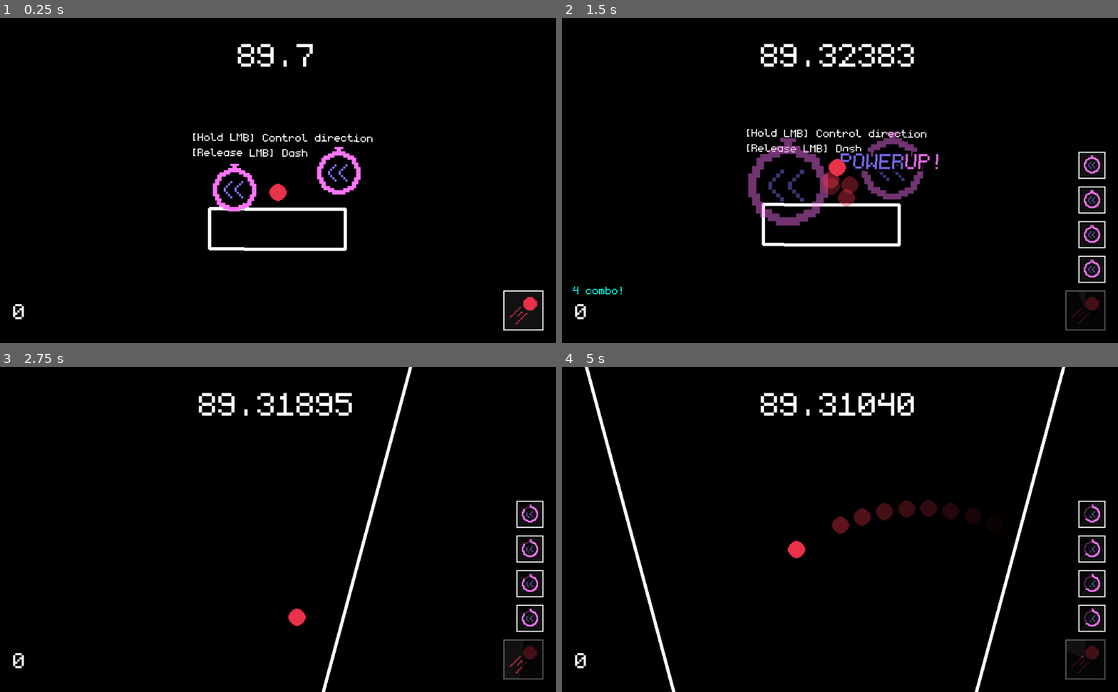
Above: before the commit, frames 1-4 (two rows, left to right).
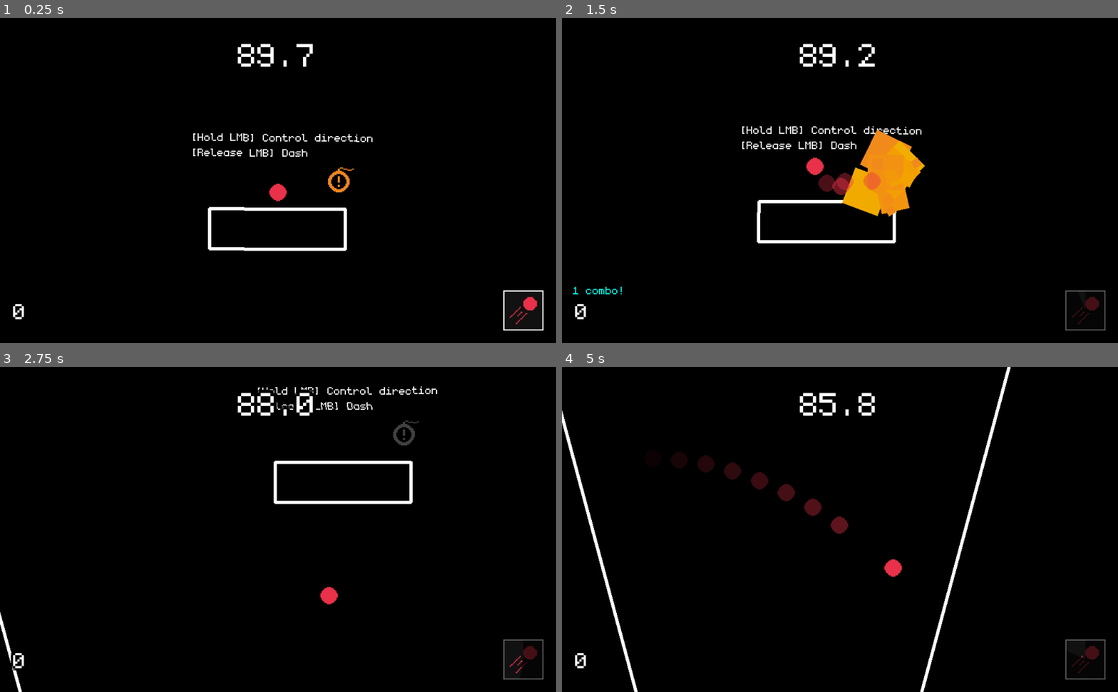
Above: after the commit, the same moments.

Repository: Unprofessional-Labs/Peggle-On-Crack
Game: Godot game, scene res://World.tscn
The game is run twice, just before and just after one commit, with the same random seed, the same clock (stepped at 60 frames per second) and the same inputs.
Inputs (mouse positions are in pixels of both pictures, inside the frame that each line leads up to):
- Up to frame 1 (0.25 s): no input
- Up to frame 2 (1.5 s): move the mouse to (962, 164) at 0.52 s; press the mouse at (962, 164) at 0.53 s; move the mouse to (728, 196) at 1.27 s; release the mouse at (728, 196) at 1.28 s; click (728, 196) at 1.35 s
- Up to frame 3 (2.75 s): move the mouse to (333, 458) at 2.02 s; press the mouse at (333, 458) at 2.03 s
- Up to frame 4 (5 s): move the mouse to (812, 594) at 2.77 s; release the mouse at (812, 594) at 2.78 s; click (812, 594) at 2.85 s; move the mouse to (1006, 578) at 3.52 s; press the mouse at (1006, 578) at 3.53 s; move the mouse to (673, 480) at 4.27 s; release the mouse at (673, 480) at 4.28 s; click (673, 480) at 4.35 s

The runs differ from the first frame. In frame 1, 1.0% of the frame differs, in the area x 38-65%, y 39-60%; in frame 2, 7.5%, in the area x 1-98%, y 7-86%; in frame 3, 3.6%; in frame 4, 5.6%.

Commit message:
make this stupid fucking explosion look b etter lol

Diff:
--- /dev/null
+++ b/Assets/Art/circle.svg
@@ -0,0 +1,5 @@
+<?xml version="1.0" standalone="yes"?>
+<!DOCTYPE svg PUBLIC "-//W3C//DTD SVG 1.1//EN" "http://www.w3.org/Graphics/SVG/1.1/DTD/svg11.dtd">
+<svg xmlns="http://www.w3.org/2000/svg" xmlns:xlink="http://www.w3.org/1999/xlink" version="1.1" id="White Circle" viewbox="0 0 600 600" width="600" height="600">
+	<circle id="White_circle" fill="#fff" cx="300" cy="300" r="300" />
+</svg>
--- /dev/null
+++ b/Resources/Visual/FadingParticleGradient.tres
@@ -0,0 +1,5 @@
+[gd_resource type="Gradient" format=2]
+
+[resource]
+offsets = PoolRealArray( 0, 0.520833, 1 )
+colors = PoolColorArray( 1, 1, 1, 1, 1, 1, 1, 1, 1, 1, 1, 0 )
--- /dev/null
+++ b/Scenes/Display/ExplosiveParticles.tscn
@@ -0,0 +1,16 @@
+[gd_scene load_steps=3 format=2]
+
+[ext_resource path="res://Scenes/Display/Particles.tscn" type="PackedScene" id=1]
+[ext_resource path="res://Resources/Visual/FadingParticleGradient.tres" type="Gradient" id=2]
+
+[node name="ExplosiveParticles" instance=ExtResource( 1 )]
+amount = 32
+one_shot = true
+speed_scale = 2.0
+explosiveness = 0.6
+spread = 180.0
+gravity = Vector2( 0, 49 )
+initial_velocity = 100.0
+scale_amount = 12.0
+scale_amount_random = 0.5
+color_ramp = ExtResource( 2 )
--- a/Scenes/Entities/Pegs/BombPeg.gd
+++ b/Scenes/Entities/Pegs/BombPeg.gd
@@ -14,6 +14,9 @@
 	pegBody.dmg(null)
 
 func endtrigger(body) -> void:
+	$ExplosiveParticles.emitting = true
+	$ExplosiveParticles2.emitting = true
+
 	if body != null:
 		body.apply_central_impulse(global_position.direction_to(body.global_position) * FORCE)
 
--- a/Scenes/Entities/Pegs/BombPeg.tscn
+++ b/Scenes/Entities/Pegs/BombPeg.tscn
@@ -1,7 +1,8 @@
-[gd_scene load_steps=7 format=2]
+[gd_scene load_steps=8 format=2]
 
 [ext_resource path="res://Scenes/Entities/Peg.tscn" type="PackedScene" id=1]
 [ext_resource path="res://Scenes/Entities/Pegs/BombPeg.gd" type="Script" id=2]
+[ext_resource path="res://Scenes/Display/ExplosiveParticles.tscn" type="PackedScene" id=3]
 
 [sub_resource type="CircleShape2D" id=1]
 resource_local_to_scene = true
@@ -20,6 +21,9 @@
 
 [node name="BombPeg" instance=ExtResource( 1 )]
 script = ExtResource( 2 )
+__meta__ = {
+"_edit_vertical_guides_": [ -456.0 ]
+}
 HP = 2
 POINTS = 0
 FORCE = 500
@@ -46,5 +50,24 @@
 [node name="Sprite" parent="Sprite" index="0"]
 frame = 4
 
+[node name="ExplosiveParticles2" parent="." index="7" instance=ExtResource( 3 )]
+amount = 16
+initial_velocity = 150.0
+angle = 720.0
+angle_random = 1.0
+scale_amount = 36.0
+color = Color( 0.933333, 0.529412, 0.133333, 1 )
+hue_variation = 0.1
+hue_variation_random = 0.5
+
+[node name="ExplosiveParticles" parent="." index="8" instance=ExtResource( 3 )]
+amount = 16
+initial_velocity = 200.0
+angle = 720.0
+angle_random = 1.0
+color = Color( 0.933333, 0.529412, 0.133333, 1 )
+hue_variation = 0.1
+hue_variation_random = 0.5
+
 [connection signal="area_entered" from="ExplosionArea" to="." method="_on_ExplosionArea_area_entered"]
 [connection signal="area_exited" from="ExplosionArea" to="." method="_on_ExplosionArea_area_exited"]
--- a/Scenes/Entities/PlayerBall.tscn
+++ b/Scenes/Entities/PlayerBall.tscn
@@ -6,6 +6,7 @@
 [ext_resource path="res://Scenes/Entities/TrajectoryLine.gd" type="Script" id=4]
 [ext_resource path="res://Scenes/Display/Particles.tscn" type="PackedScene" id=5]
 [ext_resource path="res://Scenes/Handlers/PowerupHandler.tscn" type="PackedScene" id=6]
+[ext_resource path="res://Resources/Visual/FadingParticleGradient.tres" type="Gradient" id=7]
 
 [sub_resource type="Shader" id=3]
 code = "shader_type canvas_item;
@@ -23,10 +24,6 @@
 
 [sub_resource type="CircleShape2D" id=1]
 radius = 8.0
-
-[sub_resource type="Gradient" id=5]
-offsets = PoolRealArray( 0, 0.520833, 1 )
-colors = PoolColorArray( 1, 1, 1, 1, 1, 1, 1, 1, 1, 1, 1, 0 )
 
 [node name="PlayerBall" instance=ExtResource( 1 )]
 z_index = 1000
@@ -80,7 +77,6 @@
 one_shot = true
 
 [node name="ComboParticles" parent="." index="10" instance=ExtResource( 5 )]
-emitting = true
 amount = 32
 lifetime = 0.5
 local_coords = false
@@ -93,7 +89,7 @@
 scale_amount = 4.0
 scale_amount_random = 0.5
 color = Color( 0.913725, 0.192157, 0.286275, 1 )
-color_ramp = SubResource( 5 )
+color_ramp = ExtResource( 7 )
 
 [connection signal="timeout" from="DashTimer" to="." method="_on_DashTimer_timeout"]
 [connection signal="timeout" from="DashHoldTimer" to="." method="_on_DashHoldTimer_timeout"]
--- a/World.tscn
+++ b/World.tscn
@@ -4,7 +4,7 @@
 [ext_resource path="res://Scenes/Entities/PlayerBall.tscn" type="PackedScene" id=2]
 [ext_resource path="res://Scenes/Environment/Platform.tscn" type="PackedScene" id=3]
 [ext_resource path="res://Scenes/Display/Text.tscn" type="PackedScene" id=4]
-[ext_resource path="res://Scenes/Entities/Pegs/PowerupPegs/PowerupPegSlowTime.tscn" type="PackedScene" id=5]
+[ext_resource path="res://Scenes/Entities/Pegs/BombPeg.tscn" type="PackedScene" id=5]
 [ext_resource path="res://Scenes/Generation/Structures.tscn" type="PackedScene" id=6]
 
 [sub_resource type="RectangleShape2D" id=1]
@@ -75,17 +75,9 @@
 position = Vector2( 0, 132 )
 shape = SubResource( 4 )
 
-[node name="PowerupPegSlowTime" parent="." instance=ExtResource( 5 )]
-position = Vector2( 56, 176 )
-
-[node name="PowerupPegSlowTime2" parent="." instance=ExtResource( 5 )]
-position = Vector2( -40, 192 )
-
-[node name="PowerupPegSlowTime3" parent="." instance=ExtResource( 5 )]
-position = Vector2( 56, 176 )
-
-[node name="PowerupPegSlowTime4" parent="." instance=ExtResource( 5 )]
-position = Vector2( -40, 192 )
+[node name="BombPeg" parent="." instance=ExtResource( 5 )]
+position = Vector2( 56, 184 )
+HP = 1
 
 [connection signal="body_entered" from="PlayerBall" to="ScreenEffects/Camera" method="_on_PlayerBall_body_entered"]
 
Not shown, added: Assets/Art/circle.svg.import
